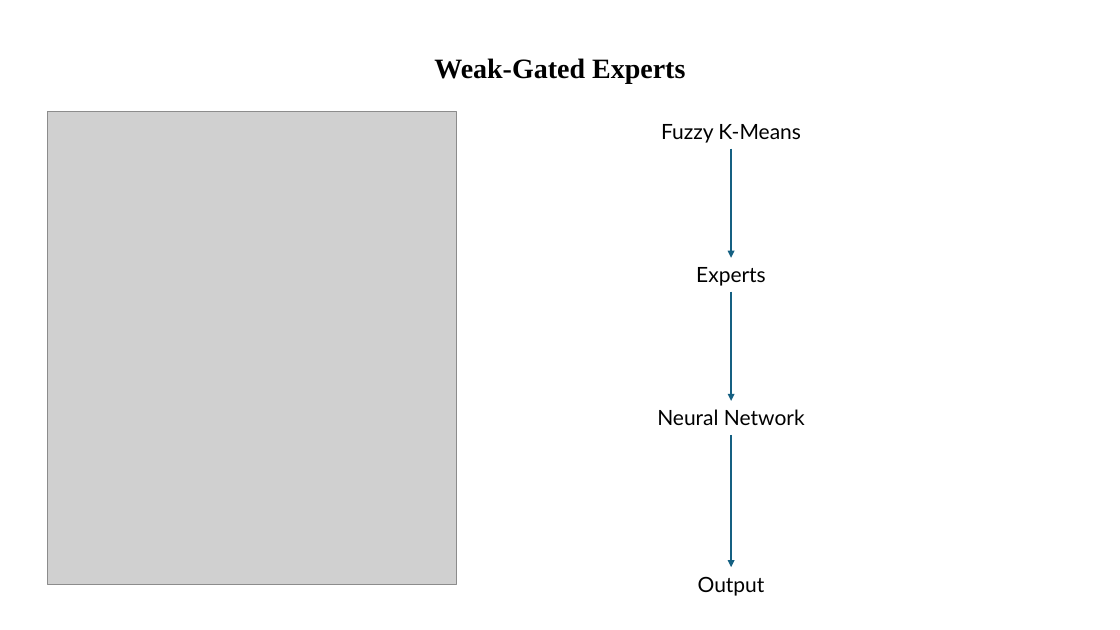
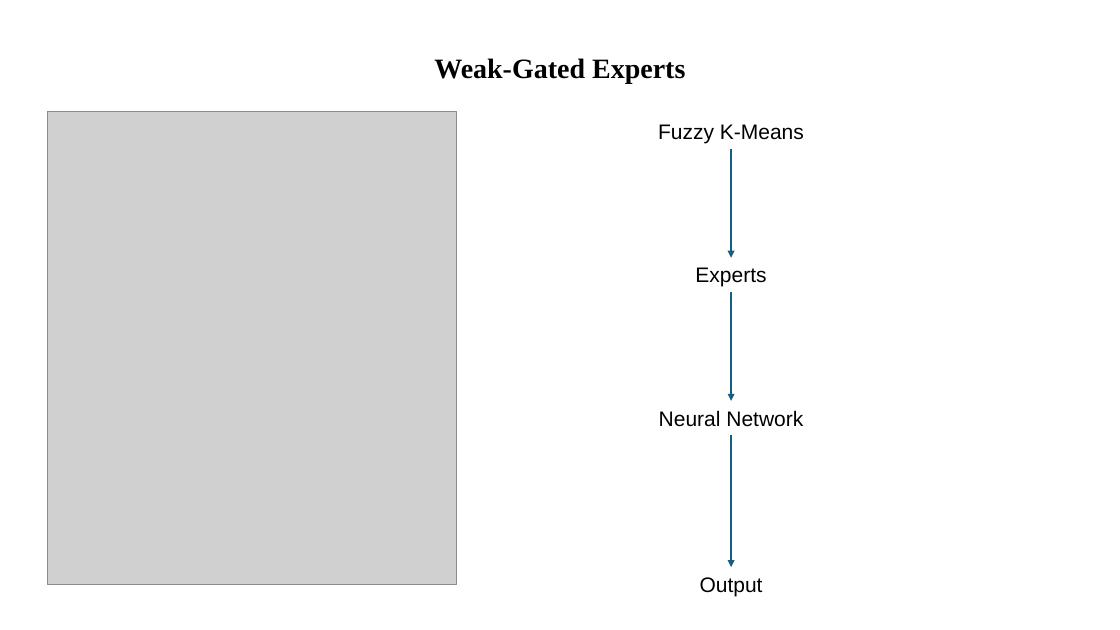
Before and after one commit to Tazering/Research, a slide deck: slide 3 of fox_multimessenger-astronomy/documentation/Model Architectures.pptx. Drawn at 1120x630 pixels with LibreOffice and Linux fonts; fonts in the diff are those of the drawing; grey boxes stand for pictures. Boxes give left, top, right and bottom in pixels: in the first picture for what was removed or moved away, otherwise in the second. Text is boxed around its words. In the diff, an @@ line names an element or a change of style, - is before the commit and + after.

```diff
--- a/fox_multimessenger-astronomy/documentation/Model Architectures.pptx
+++ b/fox_multimessenger-astronomy/documentation/Model Architectures.pptx
@@ font Lato to Arial in 4 elements at [658, 124, 804, 144], [695, 267, 766, 287], [659, 410, 803, 427], [700, 577, 763, 596] @@
```
Also in this commit, not shown: 5 other slides changed, 5 slides added, 4 other files.
